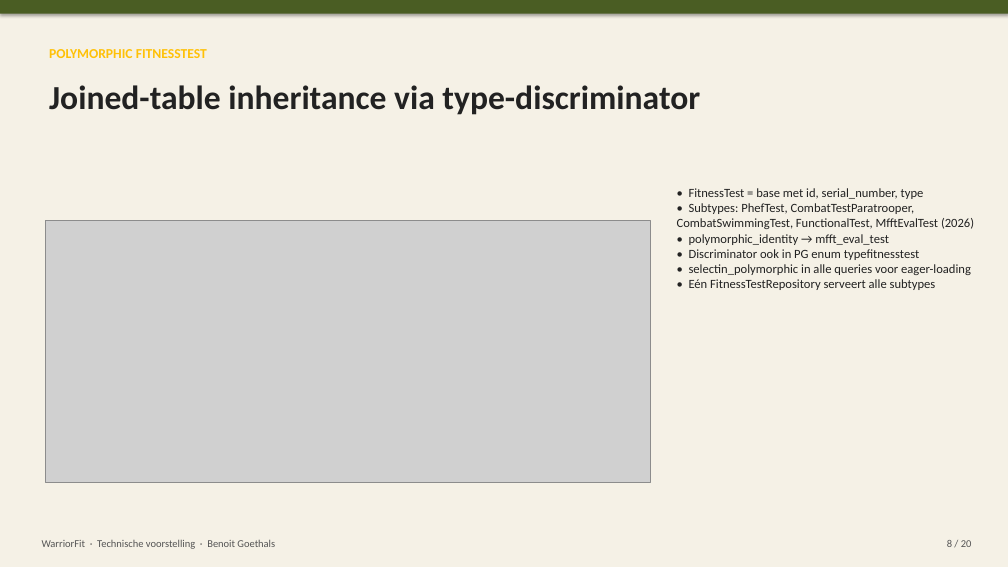
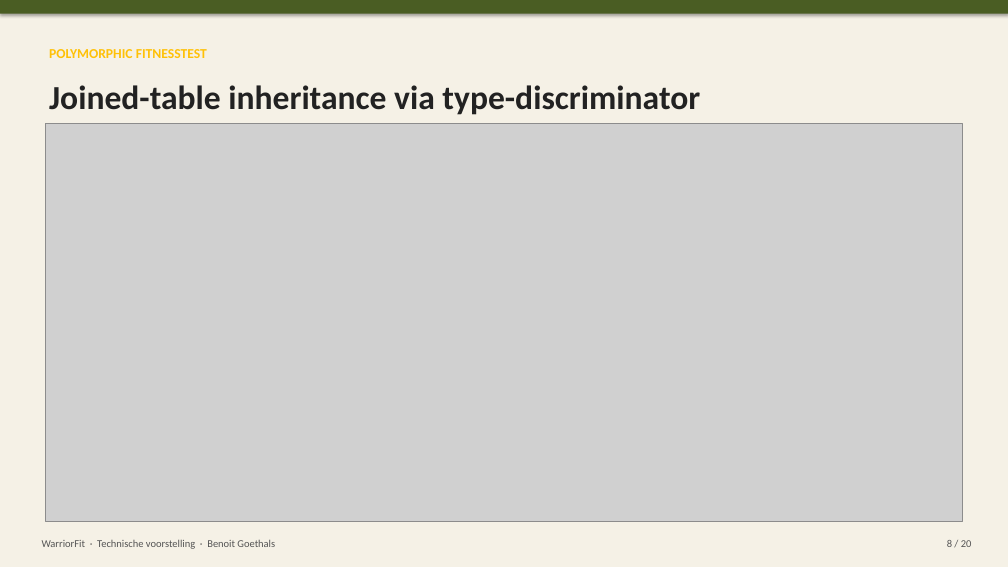
Before and after one commit to BenoitGoethals/WarriorFit, a slide deck: slide 7 of documentation/WarriorFit_Technisch_NL.pptx (slide 8 before the commit). Drawn at 1008x567 pixels with LibreOffice and Linux fonts; fonts in the diff are those of the drawing; grey boxes stand for pictures. Boxes give left, top, right and bottom in pixels: in the first picture for what was removed or moved away, otherwise in the second. Text is boxed around its words. In the diff, an @@ line names an element or a change of style, - is before the commit and + after.

```diff
--- a/documentation/WarriorFit_Technisch_NL.pptx
+++ b/documentation/WarriorFit_Technisch_NL.pptx
@@ picture: place and size @@
-picture at [45,220,650,482]
+picture at [45,123,963,521]
@@ text removed at [677,188,974,290] @@
-• FitnessTest = base met id, serial_number, type
-• Subtypes: PhefTest, CombatTestParatrooper, CombatSwimmingTest, FunctionalTest, MfftEvalTest (2026)
-• polymorphic_identity → mfft_eval_test
-• Discriminator ook in PG enum typefitnesstest
-• selectin_polymorphic in alle queries voor eager-loading
-• Eén FitnessTestRepository serveert alle subtypes
```
Also in this commit, not shown: 2 other slides changed, 2 slides removed, 6 other files.
